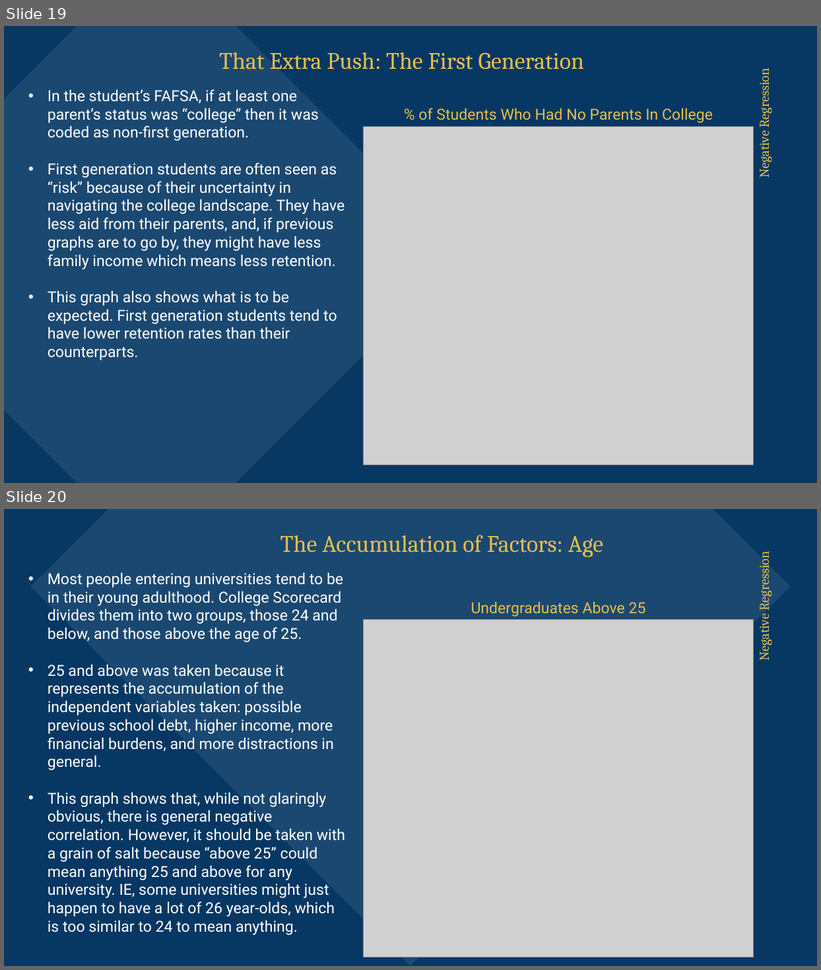
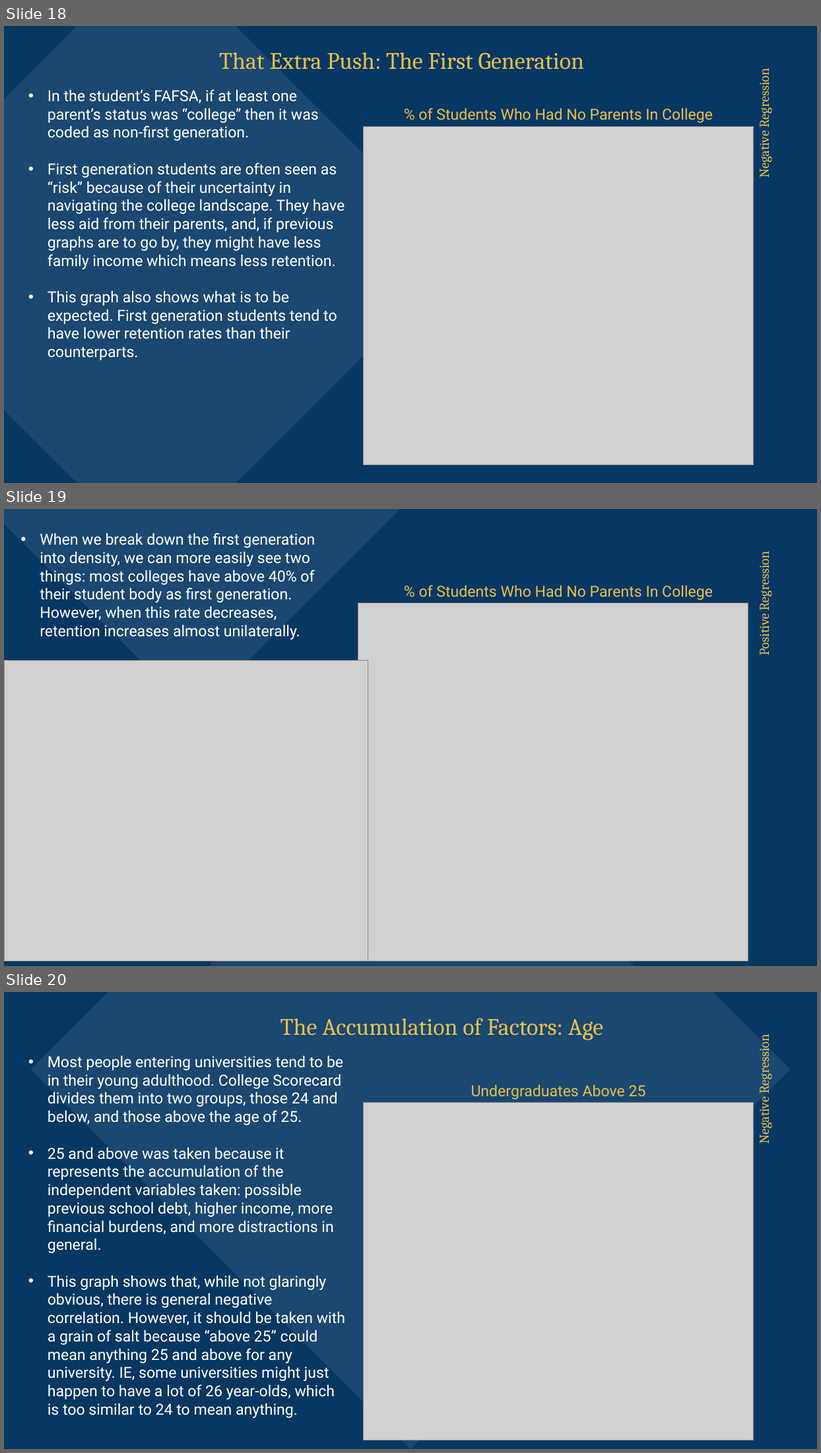
Before and after one commit to dimmediato/College_Scorecard_Data, a slide deck: Powerpoint/Slide Version.pptx. Shown one above the other, each under a label of ours: slides 19 and 20 before the commit, slides 18, 19 and 20 after it. The pictures are 821x970 and 821x1453 pixels, drawn with LibreOffice and Linux fonts; fonts in the diff are those of the drawing; grey boxes stand for pictures. Boxes give left, top, right and bottom in pixels: in the first picture for what was removed or moved away, otherwise in the second. Text is boxed around its words. In the diff, an @@ line names an element or a change of style, - is before the commit and + after.

```diff
--- a/Powerpoint/Slide Version.pptx
+++ b/Powerpoint/Slide Version.pptx
@@ slide 19 added at [4, 509, 817, 966], background #073763 @@
@@ diamond added at [4, 509, 575, 714], fill #CFE2F3 at 10% opacity @@
@@ text added at [40, 533, 315, 640], 18 pt, text #FFFFFF @@
+• When we break down the first generation into density, we can more easily see two things: most colleges have above 40% of their student body as first generation. However, when this rate decreases, retention increases almost unilaterally.
@@ title added at [755, 557, 773, 655], 16 pt, text #E5BF4D @@
+Positive Regression
@@ text added at [419, 585, 713, 600], 18 pt, text #E5BF4D @@
+% of Students Who Had No Parents In College
@@ picture added at [358, 603, 748, 962] @@
@@ picture added at [4, 660, 368, 962] @@
@@ diamond added at [42, 754, 802, 966], fill #CFE2F3 at 10% opacity @@
@@ what was slide 19 is now slide 18 @@
```
Also in this commit, not shown: 1 slide removed, 5 other files.
